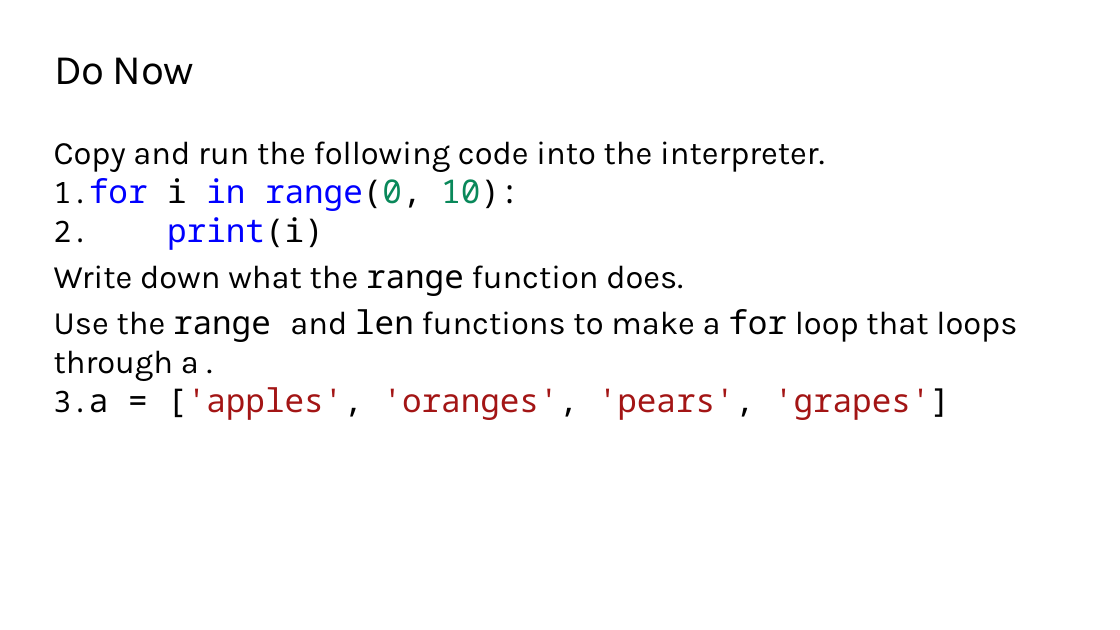
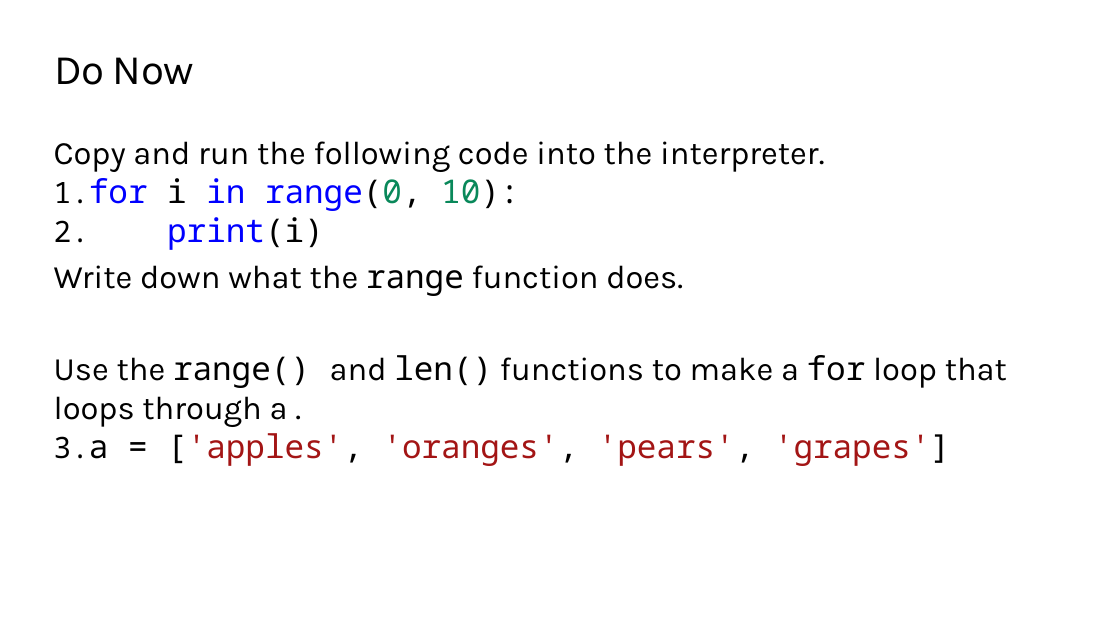
Before and after one commit to TEALSK12/2nd-semester-introduction-to-computer-science, a slide deck: slide 4 of units/4_unit/slidedecks/Intro Python 4.02 TEALS.pptx. Drawn at 1120x630 pixels with LibreOffice and Linux fonts; fonts in the diff are those of the drawing; background and template pictures are left out. Boxes give left, top, right and bottom in pixels: in the first picture for what was removed or moved away, otherwise in the second. Text is boxed around its words. In the diff, an @@ line names an element or a change of style, - is before the commit and + after.

```diff
--- a/units/4_unit/slidedecks/Intro Python 4.02 TEALS.pptx
+++ b/units/4_unit/slidedecks/Intro Python 4.02 TEALS.pptx
@@ text at [54, 355, 1007, 427]: text changed @@
-Use the range and len functions to make a for loop that loops through a .
+Use the range() and len() functions to make a for loop that loops through a .
```
Also in this commit, not shown: 2 other files.
